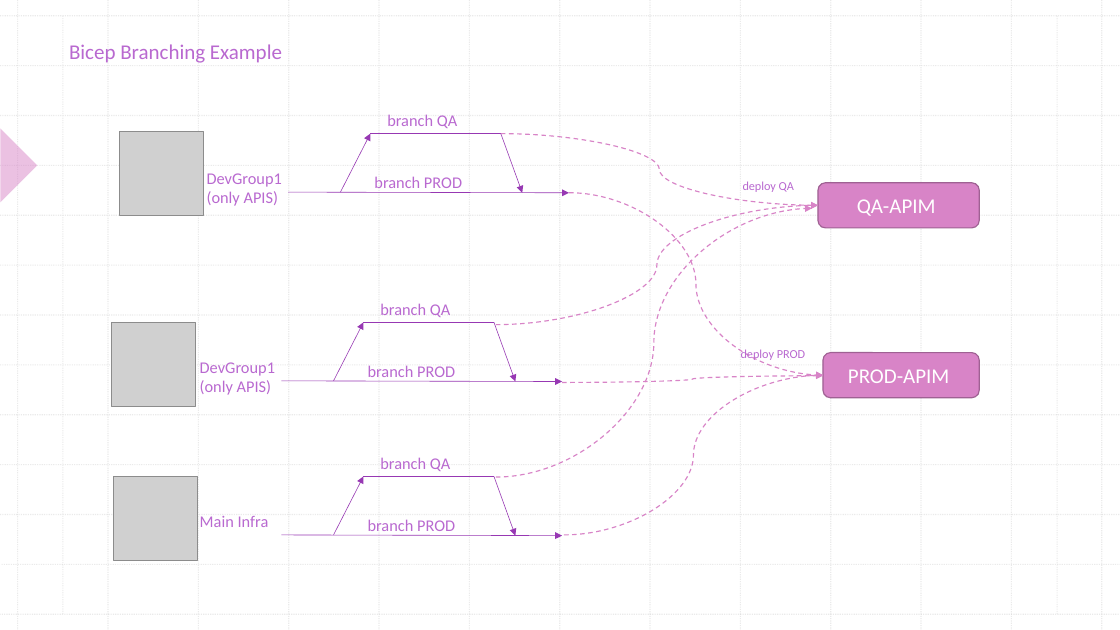
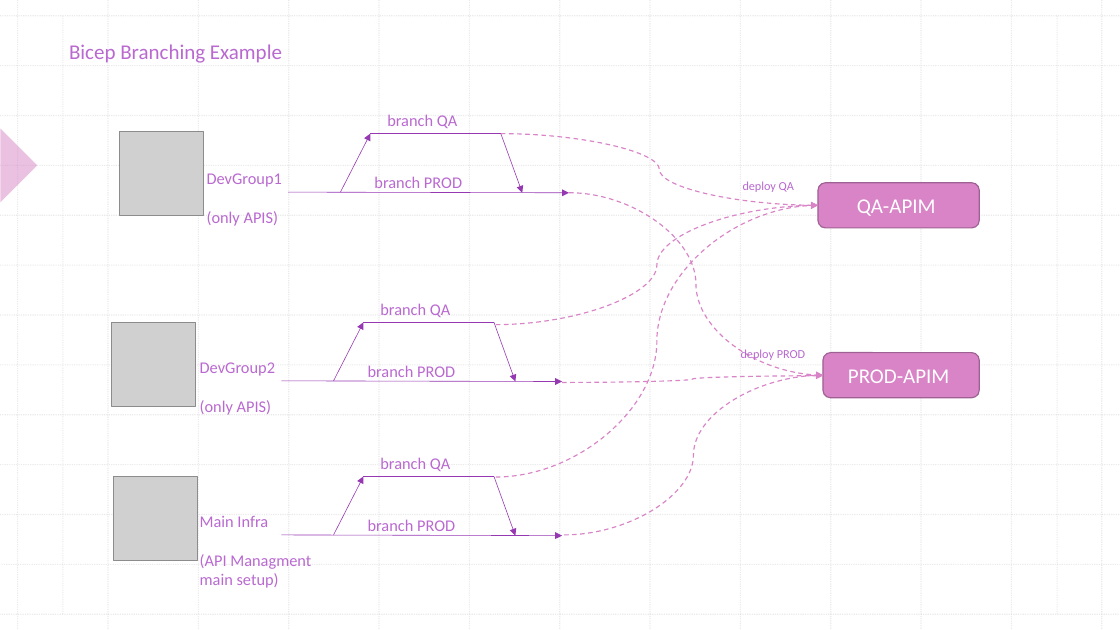
Before and after one commit to platonarash2/apim-ci-cd, a slide deck: slide 2 of Azure API Management - CI-CD-Bicep.pptx. Drawn at 1120x630 pixels with LibreOffice and Linux fonts; fonts in the diff are those of the drawing; grey boxes stand for pictures. Boxes give left, top, right and bottom in pixels: in the first picture for what was removed or moved away, otherwise in the second. Text is boxed around its words. In the diff, an @@ line names an element or a change of style, - is before the commit and + after.

Commit message:
corrected

```diff
--- a/Azure API Management - CI-CD-Bicep.pptx
+++ b/Azure API Management - CI-CD-Bicep.pptx
@@ text "DevGroup1" rewrapped from box(207, 173, 282, 206) to box(207, 173, 282, 226) @@
@@ curved arrow moved from (496, 477) - (812, 208) to (496, 477) - (818, 205) @@
@@ text at box(200, 362, 275, 376): text changed @@
-DevGroup1
+DevGroup2
@@ text at box(200, 554, 311, 588): paragraphs added @@
+(API Managment
+main setup)
```
